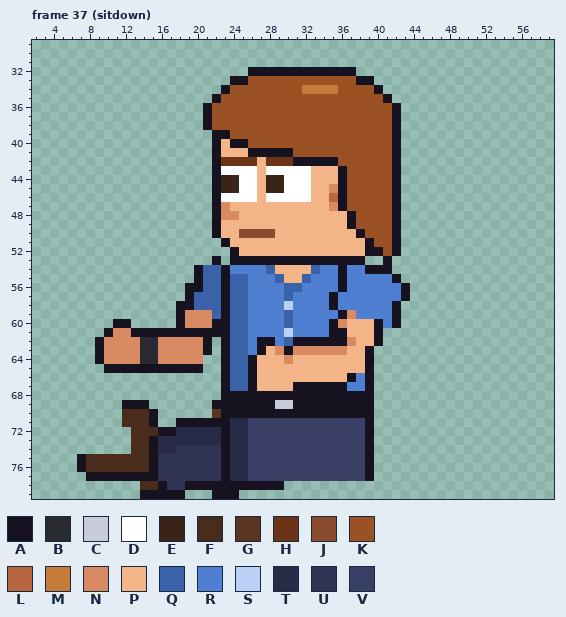
Edited in one commit: pixel-art file (sprites/staff/office_intern_left_anim.aseprite). Above: the version before the commit.
64x80 pixels, 129 frames. Shown: frame 37 (sitdown): x 2..59, y 29..79. The commit also changed other frames, which this record leaves out.
Visible layers, top first: "Arm Top", "Hair", "Face", "Watch", "Near Arm", "Collar", "Belt", "Shirt", "Body", "Back Arm", "Pants", "Shoes".
Palette (. is transparent): A #17121f  B #2a2a33  C #c8ccd8  D #ffffff  E #3a2418  F #4a2c1c  G #5a3522  H #6b3416  J #8a4a2e  K #9a5124  L #b8663f  M #c47a38  N #d88a62  P #f3b488  Q #3a62a8  R #4f7fd0  S #bbd0f5  T #272b48  U #2f3354  V #3a3f66
Pixels before, frame 37 (sitdown) (only the part around the change), first column x 2:
61 ........ANNAAAAAAAAAAAQQRRRRSRR
62 .......ANNNNBBNNNNNA.AQQRAARQAA
63 .......ANNNNBBNNNNNA.AQQRAPNANN
64 .......ANNNNBBNNNNN..AQQAPPPNPP
65 ........AAAAAAAAAAA..AQQAPPPPPP
66 .....................AQQAPPPPPP
67 .....................AQQAPPPPAA
68 .....................AAAAAAAAAA
69 ..........AAA.......AAAAAAACCAA
70 ..........FFFA......GAAAAAAAAAA
71 ..........FFFA..AAAAAATTVVVVVVV
72 ...........FFFAATTTTTATTVVVVVVV
73 ...........FFATTTTTTTATTVVVVVVV
74 ...........FFATTUUUUUATTVVVVVVV
75 .....AFFFFFFFAUUUUUUUATTVVVVVVV
76 .....AFFFFFFFAUUUUUUUATTVVVVVVV
77 ......AAAAAAAAUUUUUUUATTVVVVVVV
78 ............FFAUUAAAAAAAAAAA...
79 ............AAAAA...AAA........
New version:
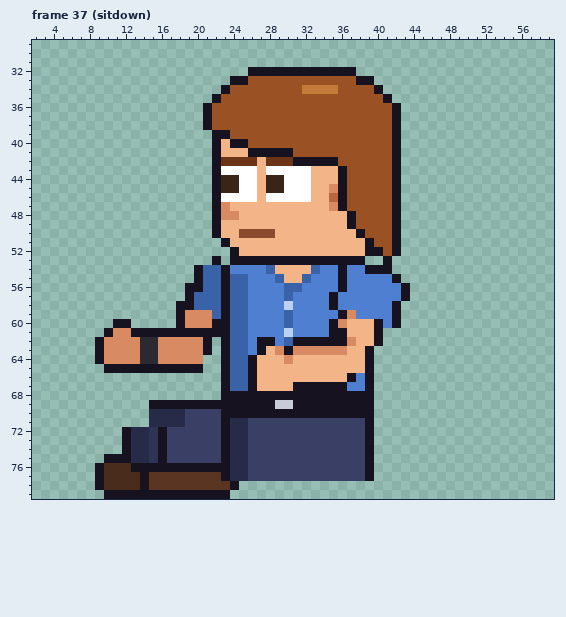
Changes in this commit:
Frame 37 (sitdown), layers "Pants", "Shoes":
y 69: x 12..21 AAA....... -> ...AAAAAAA
y 70: x 12..22 FFFA......G -> ...TTTTVVVV
y 71: x 12..22 FFFA..AAAAA -> ...TTTTVVVV
y 72: x 12..15 .FFF -> ATTU; x 17..22 ATTTTT -> VVVVVV
y 73: x 12..22 .FFATTTTTTT -> ATTUAVVVVVV
y 74: x 12..22 .FFATTUUUUU -> ATTUAVVVVVV
y 75: x 7..22 AFFFFFFFAUUUUUUU -> ...AAATTUAVVVVVV
y 76: x 7..9 AFF -> ..A; x 13..14 FF -> AA; x 16..22 UUUUUUU -> AAAAAAA
y 77: x 8 A -> .; x 10..13 AAAA -> FFFF; x 15..22 AUUUUUUU -> GGGGGGGG
y 78: x 9..23 .....FFAUUAAAAA -> AFFFFAGGGGGGGGG; x 25..29 AAAAA -> .....
y 79: x 10..13 .... -> AAAA; x 19..21 ... -> AAA; x 24 A -> .
Pixel boxes of the changes (left, top, right, bottom) in both pictures:
changed: (77, 400, 284, 499)
